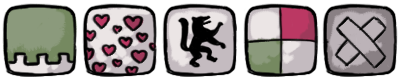
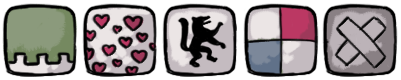
Layers edited between the first and the second 401×80 image:
pixels changed over (x1=248, y1=40, x2=282, y2=77) (layer not identified)
